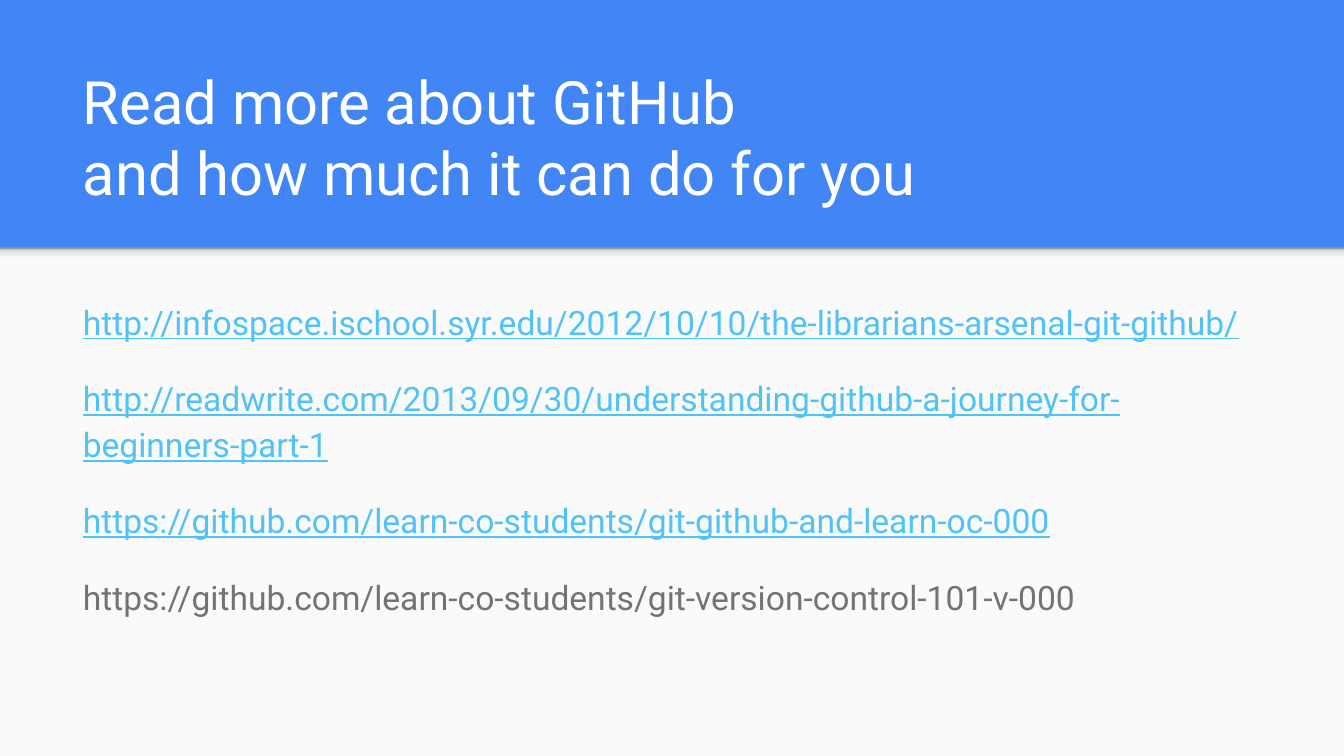
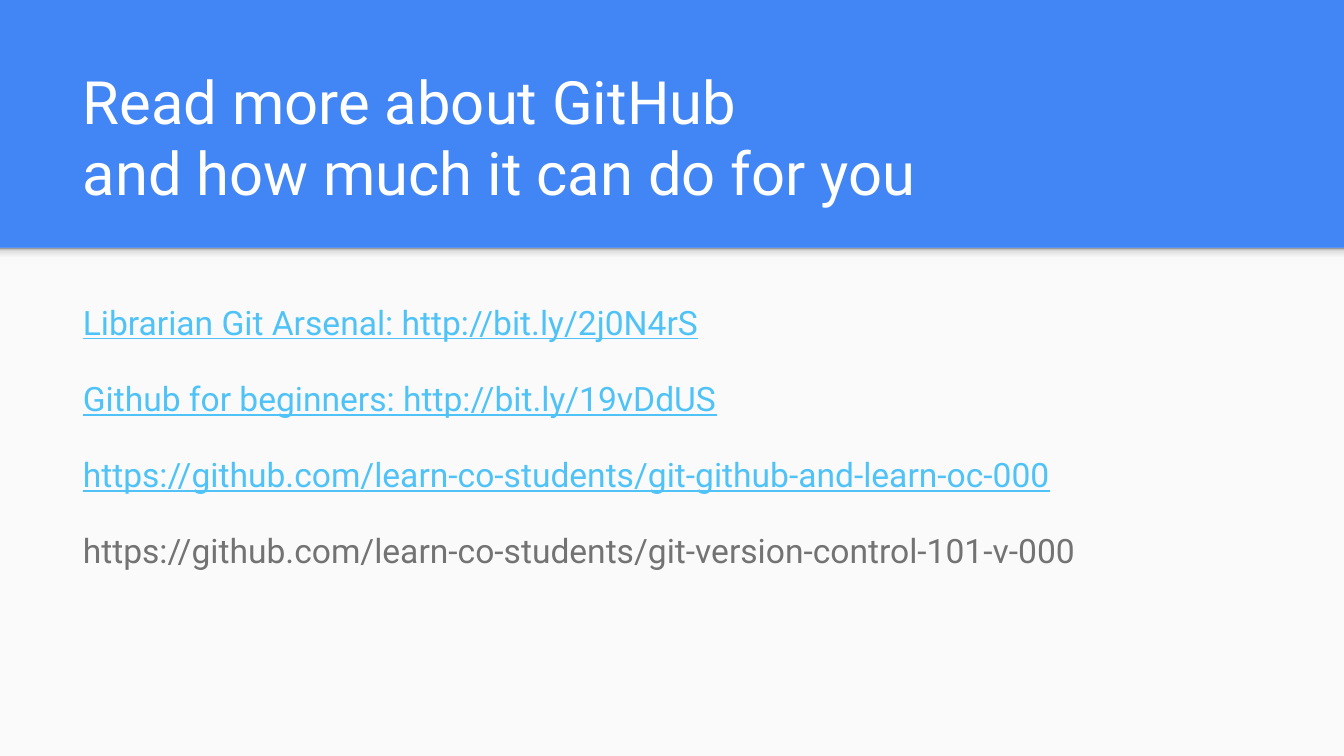
Before and after one commit to jojokarlin/Git_DRI_Jan_2017, a slide deck: slide 28 of GitHub.pptx (slide 31 before the commit). Drawn at 1344x756 pixels with LibreOffice and Linux fonts; fonts in the diff are those of the drawing. Boxes give left, top, right and bottom in pixels: in the first picture for what was removed or moved away, otherwise in the second. Text is boxed around its words. In the diff, an @@ line names an element or a change of style, - is before the commit and + after.

```diff
--- a/GitHub.pptx
+++ b/GitHub.pptx
@@ text at box(83, 310, 716, 418): text changed @@
-http://infospace.ischool.syr.edu/2012/10/10/the-librarians-arsenal-git-github/
-http://readwrite.com/2013/09/30/understanding-github-a-journey-for-beginners-part-1
+Librarian Git Arsenal: http://bit.ly/2j0N4rS
+Github for beginners: http://bit.ly/19vDdUS
```
Also in this commit, not shown: 7 other slides changed, 3 slides removed, 5 other files.
